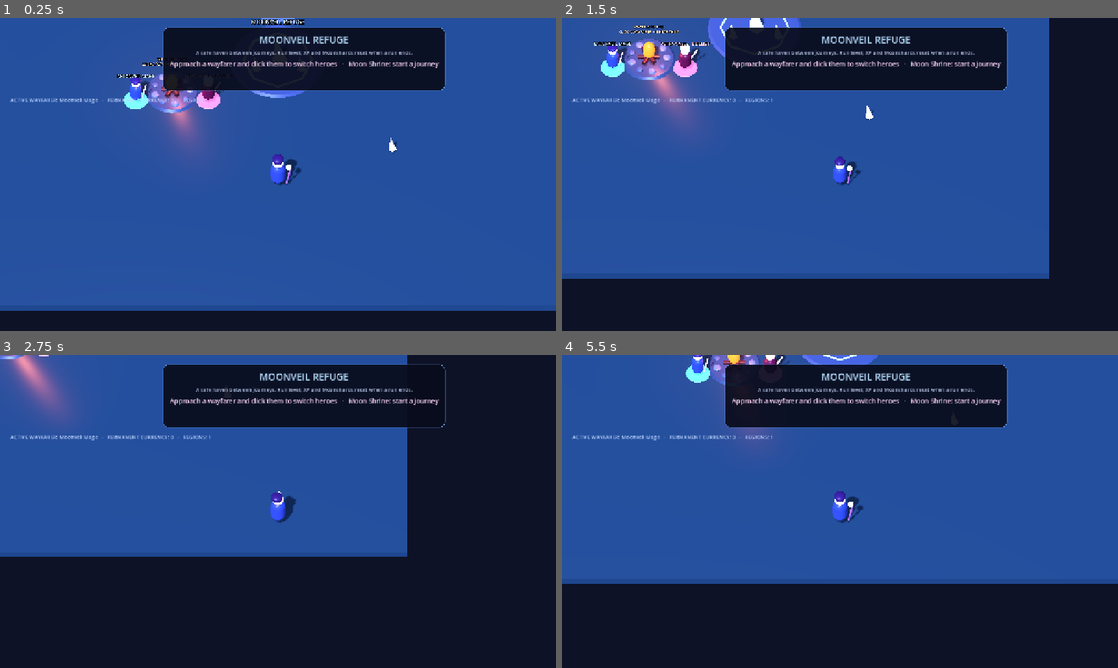
Above: before the commit, frames 1-4 (two rows, left to right).
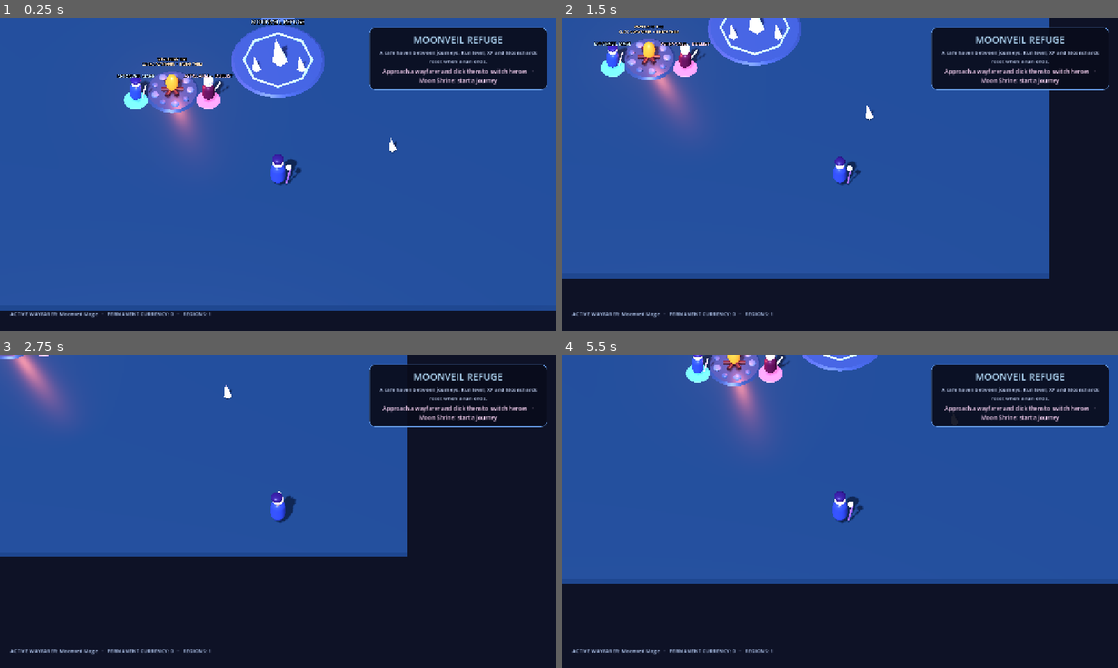
Above: after the commit, the same moments.

Repository: Mia29520050/project-M
Game: Godot game, scene res://scenes/refuge.tscn
Two runs of this game, one before a commit and one after it. Both use one fixed random seed, a clock stepped at 60 frames per second and the inputs below.
Inputs (mouse positions are in pixels of both pictures, inside the frame that each line leads up to):
- Up to frame 1 (0.25 s): no input
- Up to frame 2 (1.5 s): tap Enter at 0.5 s; move the mouse to (962, 158) at 0.52 s; press the mouse at (962, 158) at 0.53 s; hold D (move_right) 0.53-1.28 s; move the mouse to (728, 190) at 1.27 s; release the mouse at (728, 190) at 1.28 s; hold S (move_down) from 1.28 s (still down); tap Space (dodge) at 1.35 s
- Up to frame 3 (2.75 s): move the mouse to (333, 442) at 2.02 s; release S (move_down) at 2.03 s; hold D (move_right) from 2.03 s (still down); hold E (interact) from 2.03 s (still down)
- Up to frame 4 (5.5 s): move the mouse to (812, 574) at 2.77 s; release D (move_right) at 2.78 s; release E (interact) at 2.78 s; hold W (move_up) 2.78-3.53 s; tap Q (moonbolt) at 2.85 s; click (812, 574) at 2.92 s; move the mouse to (1006, 558) at 3.52 s; hold 3 (potion_greater) 3.53-4.28 s; hold A (move_left) 3.53-5.03 s; move the mouse to (673, 464) at 4.27 s; tap 1 (potion_minor) at 4.35 s; move the mouse to (867, 511) at 5.02 s; hold S (move_down) from 5.03 s (still down); hold 2 (potion_standard) from 5.03 s (still down); click (867, 511) at 5.17 s

The runs differ from the first frame. In frame 1, 12% of the frame differs, in the area x 1-99%, y 3-96%; in frame 2, 10%; in frame 3, 9.3%; in frame 4, 12%, in the area x 1-99%, y 2-96%.

Commit message:
Keep Refuge wayfarers clear of the HUD

Diff:
--- a/scripts/refuge_controller.gd
+++ b/scripts/refuge_controller.gd
@@ -421,13 +421,14 @@
 	layer.add_child(full)
 
 	var panel := PanelContainer.new()
-	panel.custom_minimum_size = Vector2(530.0, 145.0)
-	panel.anchor_left = 0.5
-	panel.anchor_right = 0.5
-	panel.offset_left = -265.0
-	panel.offset_right = 265.0
+	panel.custom_minimum_size = Vector2(410.0, 135.0)
+	# Keep the hub's campfire and character actors unobstructed.
+	panel.anchor_left = 1.0
+	panel.anchor_right = 1.0
+	panel.offset_left = -430.0
+	panel.offset_right = -20.0
 	panel.offset_top = 22.0
-	panel.offset_bottom = 167.0
+	panel.offset_bottom = 157.0
 	var style := StyleBoxFlat.new()
 	style.bg_color = Color(0.035, 0.045, 0.105, 0.92)
 	style.border_color = Color(0.40, 0.61, 0.90, 0.88)
@@ -458,12 +459,20 @@
 	box.add_child(description)
 	prompt_label = Label.new()
 	prompt_label.horizontal_alignment = HORIZONTAL_ALIGNMENT_CENTER
-	prompt_label.add_theme_font_size_override("font_size", 15)
+	prompt_label.autowrap_mode = TextServer.AUTOWRAP_WORD_SMART
+	prompt_label.add_theme_font_size_override("font_size", 13)
 	prompt_label.add_theme_color_override("font_color", Color(0.98, 0.83, 0.96))
 	box.add_child(prompt_label)
 
 	status_label = Label.new()
-	status_label.position = Vector2(24.0, 180.0)
+	status_label.anchor_left = 0.0
+	status_label.anchor_right = 0.0
+	status_label.anchor_top = 1.0
+	status_label.anchor_bottom = 1.0
+	status_label.offset_left = 24.0
+	status_label.offset_right = 790.0
+	status_label.offset_top = -48.0
+	status_label.offset_bottom = -20.0
 	status_label.add_theme_font_size_override("font_size", 12)
 	status_label.add_theme_color_override("font_color", Color(0.75, 0.84, 1.0))
 	full.add_child(status_label)
